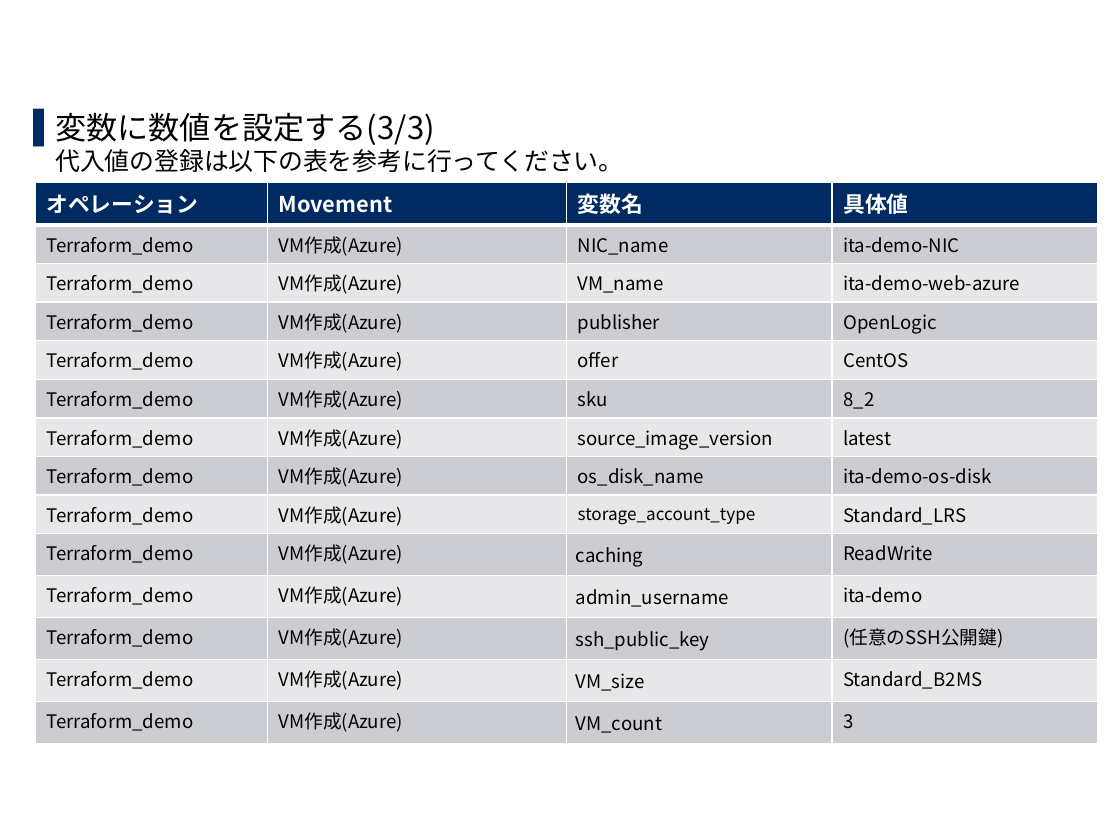
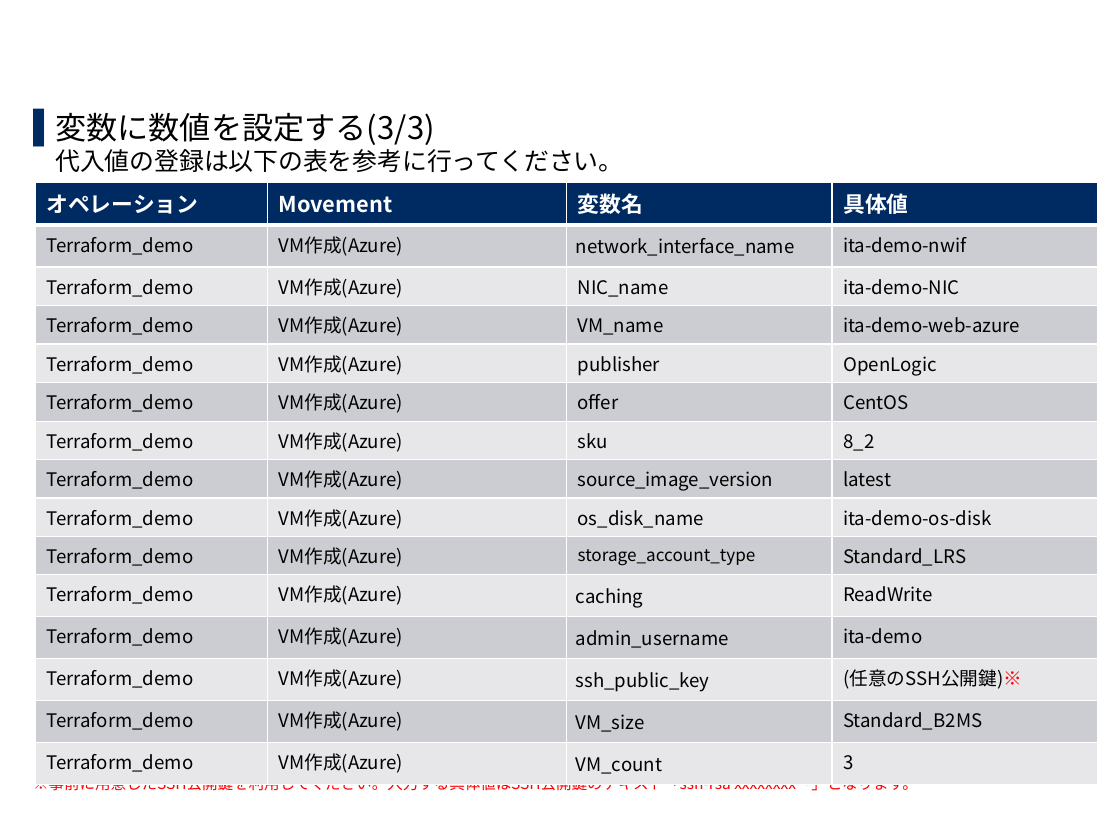
Before and after one commit to exastro-suite/it-automation-docs, a slide deck: slide 34 of asset/Learn_ja/ITA-Terraform-driver-practice_ja.pptx. Drawn at 1120x840 pixels with LibreOffice and Linux fonts; fonts in the diff are those of the drawing; background and template pictures are left out. Boxes give left, top, right and bottom in pixels: in the first picture for what was removed or moved away, otherwise in the second. Text is boxed around its words. In the diff, an @@ line names an element or a change of style, - is before the commit and + after.

```diff
--- a/asset/Learn_ja/ITA-Terraform-driver-practice_ja.pptx
+++ b/asset/Learn_ja/ITA-Terraform-driver-practice_ja.pptx
@@ table at [35, 181, 1096, 778] @@
+row 2: Terraform_demo | VM作成(Azure) | network_interface_name | ita-demo-nwif
-row 13, column 4: (任意のSSH公開鍵)
+row 13, column 4: (任意のSSH公開鍵)※
@@ text at [33, 773, 918, 791]: paragraph added @@
+※事前に用意したSSH公開鍵を利用してください。入力する具体値はSSH公開鍵のテキスト「ssh-rsa xxxxxxxx～」となります。
```
Also in this commit, not shown: 6 other slides changed, 1 other file.
